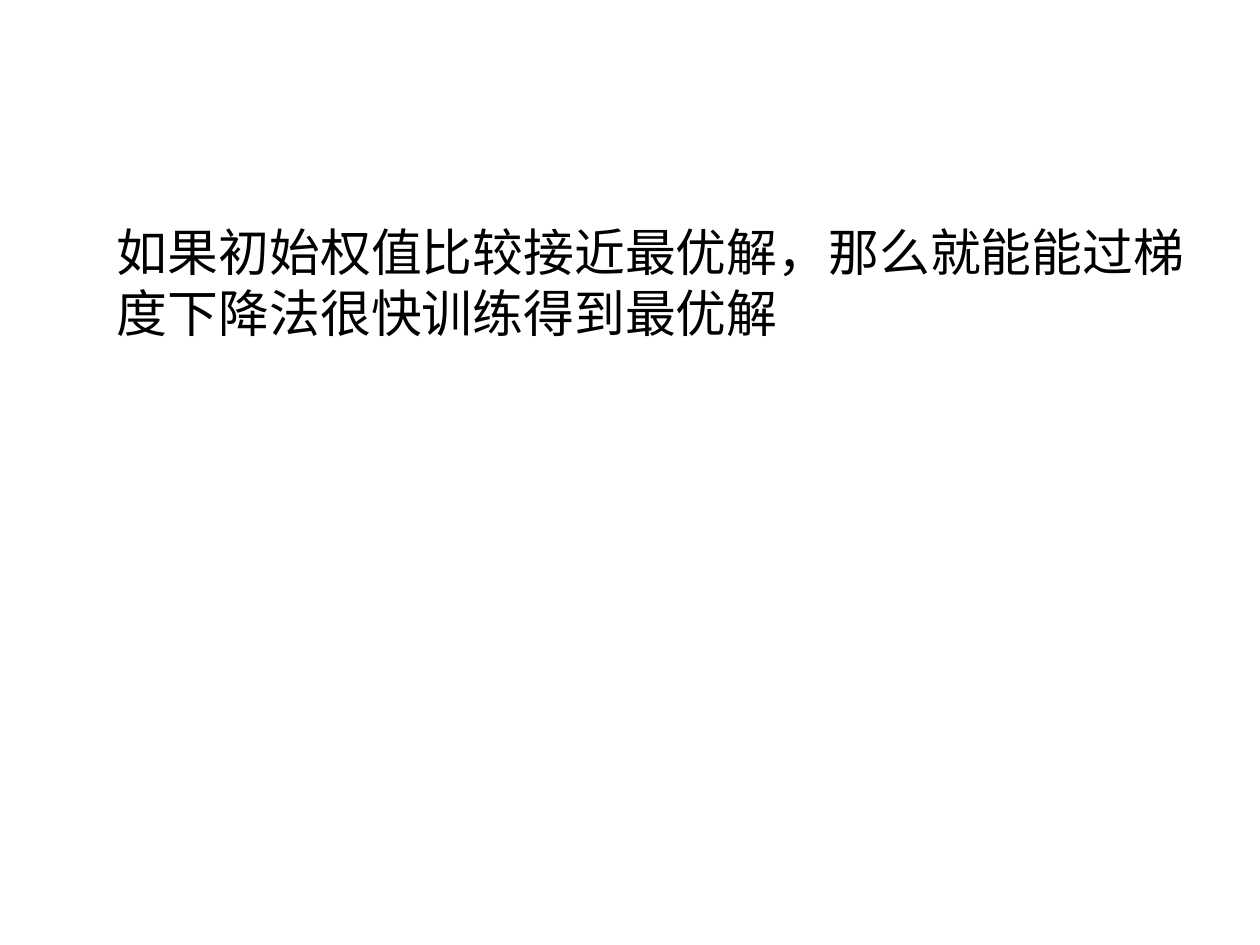
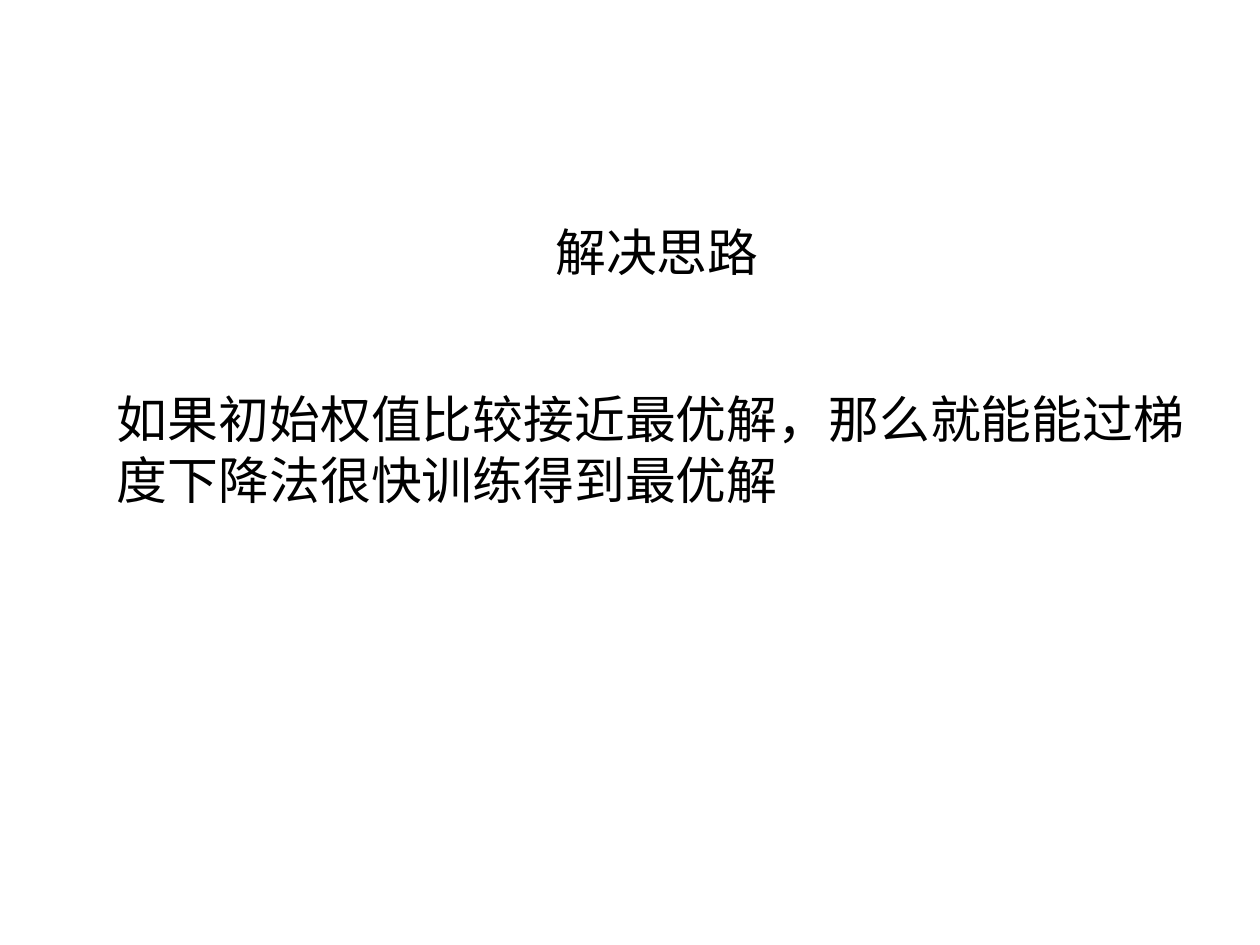
Before and after one commit to Mch233/Mch, a slide deck: slide 8 of work/ｐｐｔ２００６.odp (slide 9 before the commit). Drawn at 1260x945 pixels with LibreOffice and Linux fonts; fonts in the diff are those of the drawing. Boxes give left, top, right and bottom in pixels: in the first picture for what was removed or moved away, otherwise in the second. Text is boxed around its words. In the diff, an @@ line names an element or a change of style, - is before the commit and + after.

```diff
--- a/work/ｐｐｔ２００６.odp
+++ b/work/ｐｐｔ２００６.odp
@@ text at (555, 228, 758, 275): paragraph added @@
+解决思路
```
Also in this commit, not shown: 4 other slides changed, 4 slides added, 3 slides removed, 4 other files.
